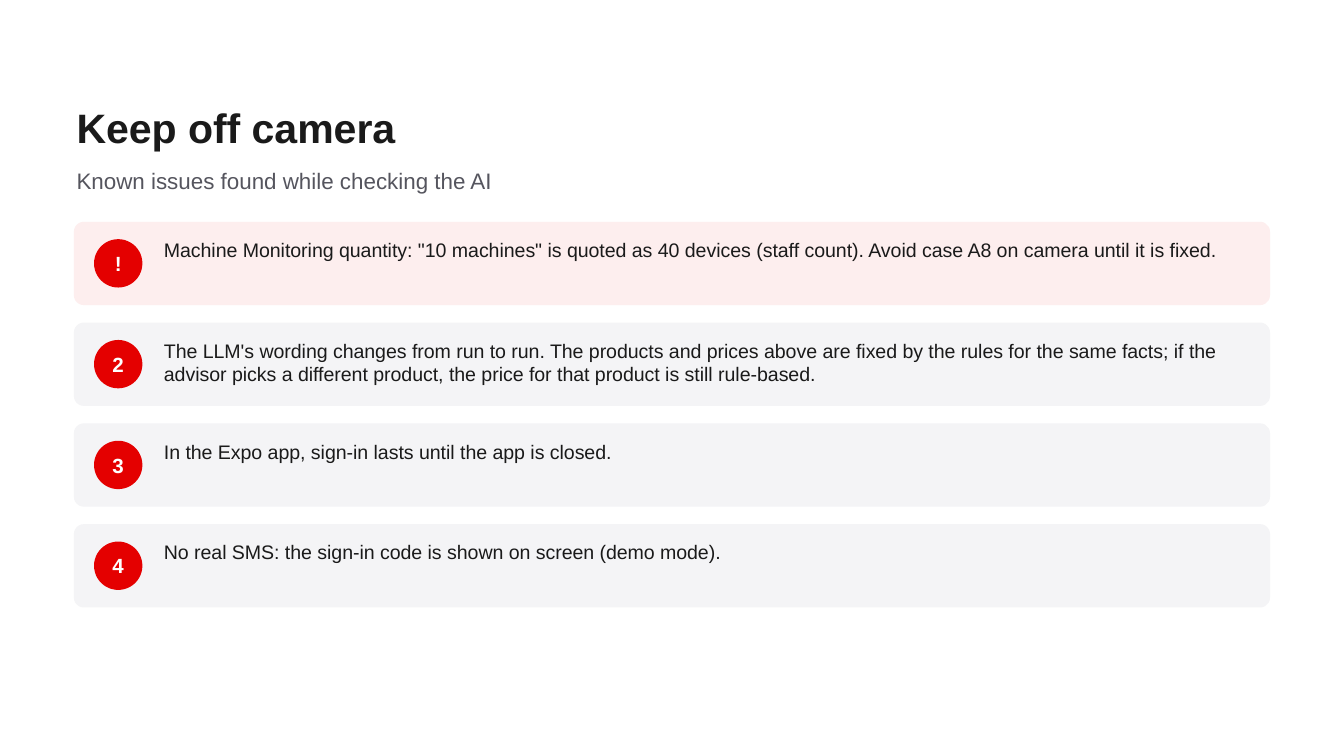
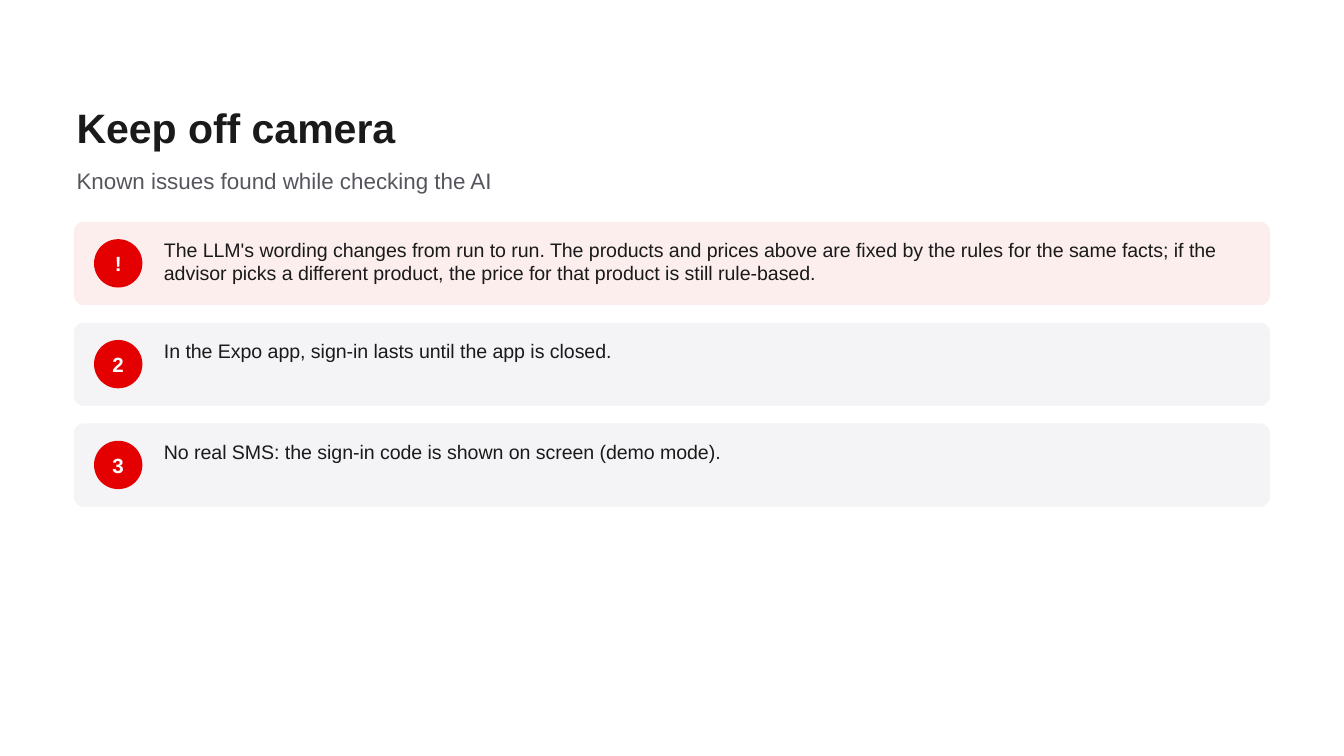
Before and after one commit to D-Vspec/AirtelHack, a slide deck: slide 10 of docs/video/Udyam_Digital_Video_Script.pptx. Drawn at 1344x756 pixels with LibreOffice and Linux fonts; fonts in the diff are those of the drawing; background and template pictures are left out. Boxes give left, top, right and bottom in pixels: in the first picture for what was removed or moved away, otherwise in the second. Text is boxed around its words. In the diff, an @@ line names an element or a change of style, - is before the commit and + after.

Commit message:
Advisor: machines counted apart from staff devices; no empty filler lines
'10 machines' sized Endpoint Security too. Machine Monitoring now has its own
count; the reply names longer minimum contracts and skips empty sections.

```diff
--- a/docs/video/Udyam_Digital_Video_Script.pptx
+++ b/docs/video/Udyam_Digital_Video_Script.pptx
@@ text "The LLM's wording changes from ...": place and size @@
-text "The LLM's wording changes from ..." at box(164, 343, 1216, 385)
+text "The LLM's wording changes from ..." at box(164, 242, 1216, 284)
@@ text removed at box(164, 242, 1217, 261) @@
-Machine Monitoring quantity: "10 machines" is quoted as 40 devices (staff count). Avoid case A8 on camera until it is fixed.
@@ text added at box(164, 343, 612, 362), 10.5 pt, text #1A1A1A @@
+In the Expo app, sign-in lasts until the app is closed.
@@ text at box(164, 444, 721, 463): text changed @@
-In the Expo app, sign-in lasts until the app is closed.
+No real SMS: the sign-in code is shown on screen (demo mode).
@@ rounded rectangle removed at box(74, 524, 1270, 607) @@
@@ ellipse removed at box(94, 542, 142, 590) @@
-4
@@ text removed at box(164, 544, 721, 563) @@
-No real SMS: the sign-in code is shown on screen (demo mode).
```
Also in this commit, not shown: 1 other slide changed, 7 other files.
